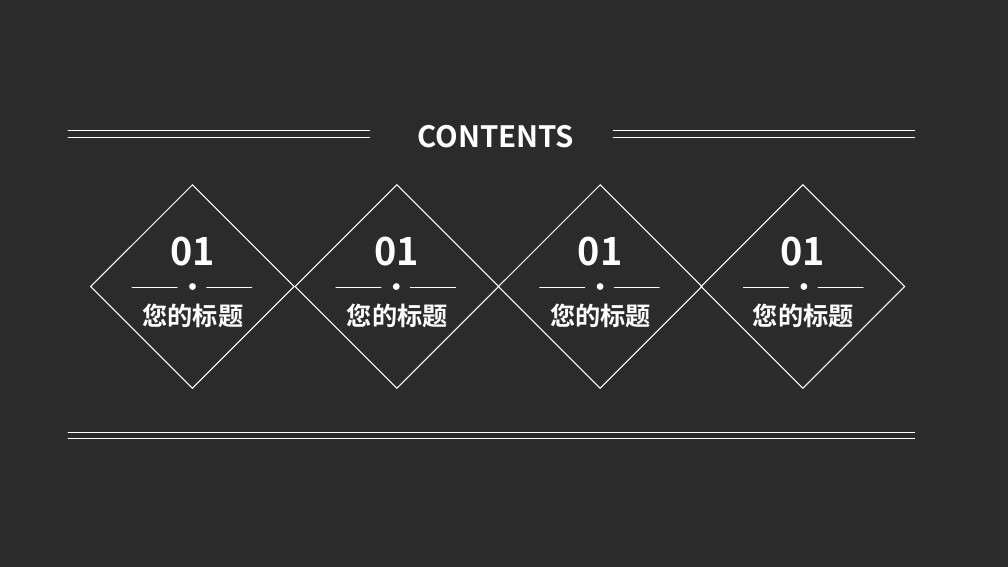
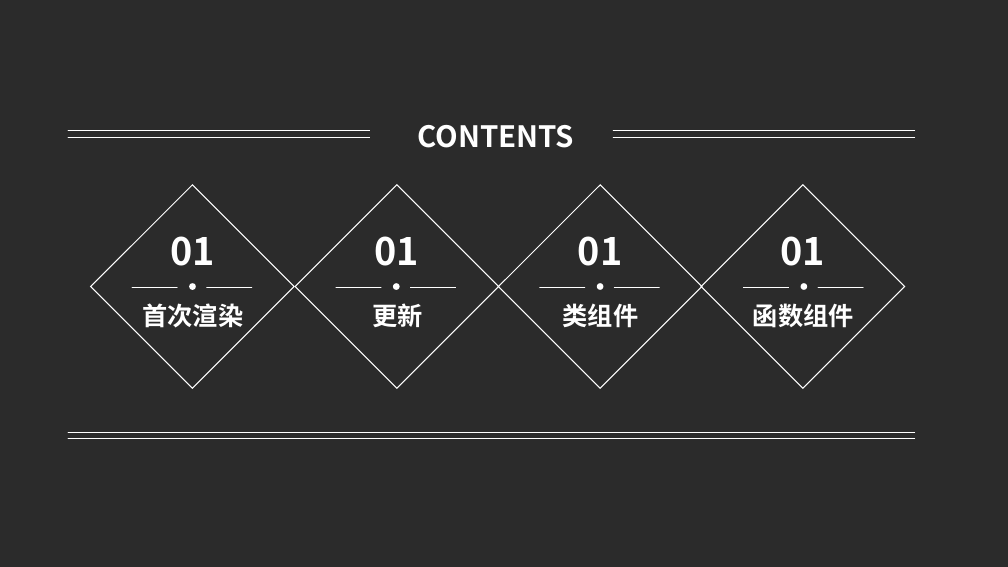
Before and after one commit to LKazusa/Learn, a slide deck: slide 2 of render.pptx. Drawn at 1008x567 pixels with LibreOffice and Linux fonts; fonts in the diff are those of the drawing; background and template pictures are left out; a plain dark background stands for a picture behind light text. Boxes give left, top, right and bottom in pixels: in the first picture for what was removed or moved away, otherwise in the second. Text is boxed around its words. In the diff, an @@ line names an element or a change of style, - is before the commit and + after.

Commit message:
update

```diff
--- a/render.pptx
+++ b/render.pptx
@@ text at [142, 303, 243, 328]: text changed @@
-您的标题
+首次渲染
@@ text at [372, 303, 422, 327]: text changed @@
-您的标题
+更新
@@ text at [563, 303, 639, 328]: text changed @@
-您的标题
+类组件
@@ text at [753, 303, 854, 328]: text changed @@
-您的标题
+函数组件
```
Also in this commit, not shown: 1 other slide changed, 8 slides added, 10 slides removed.
